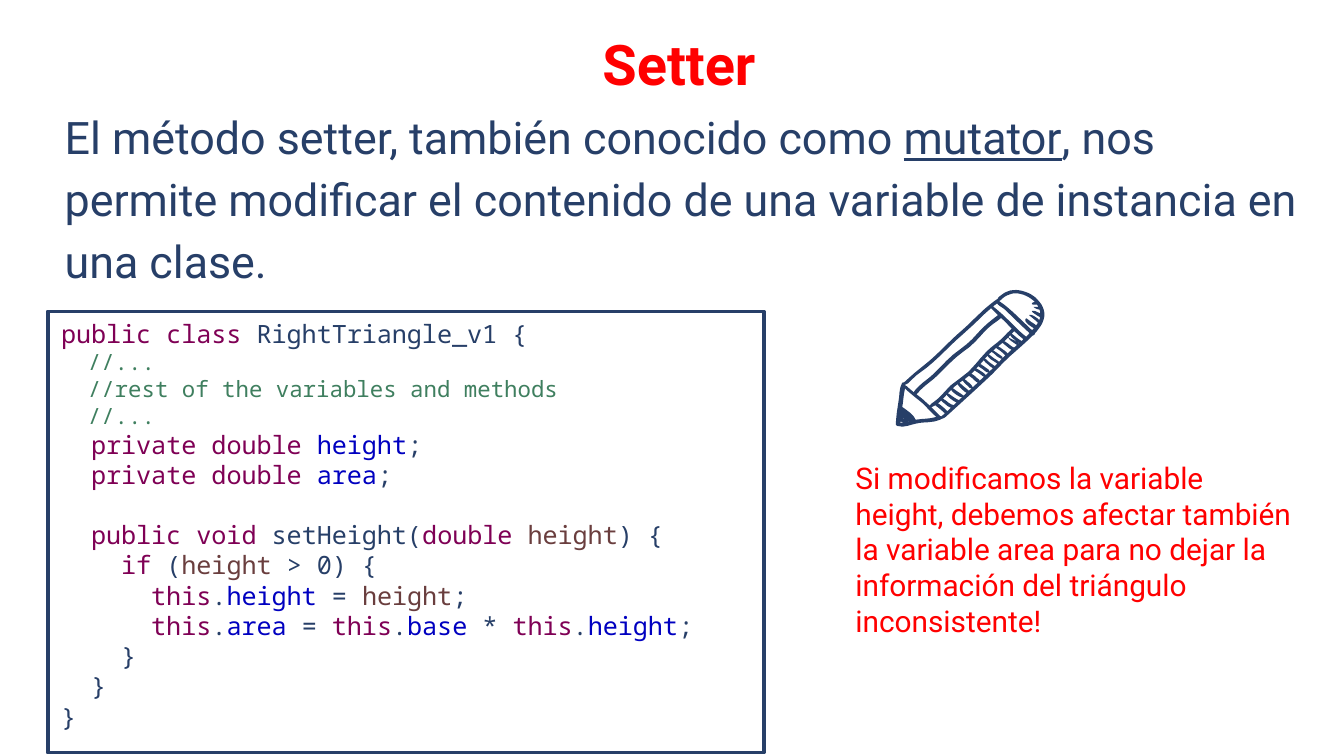
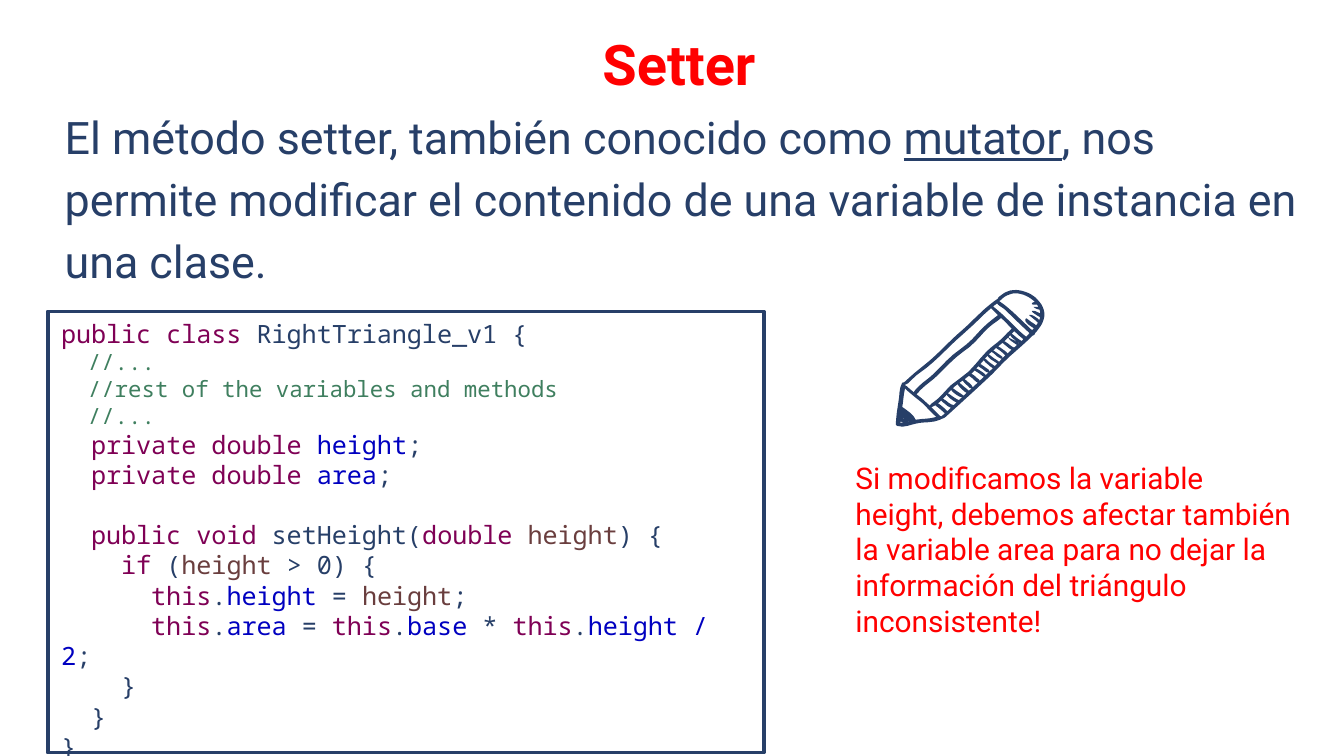
Before and after one commit to OMardil/INFO2, a slide deck: slide 9 of MOD04_Modificadores_de_acceso/01 Presentacion/INFO2_MOD04-Modificadores_de_acceso.pptx. Drawn at 1344x756 pixels with LibreOffice and Linux fonts; fonts in the diff are those of the drawing. Boxes give left, top, right and bottom in pixels: in the first picture for what was removed or moved away, otherwise in the second. Text is boxed around its words. In the diff, an @@ line names an element or a change of style, - is before the commit and + after.

```diff
--- a/MOD04_Modificadores_de_acceso/01 Presentacion/INFO2_MOD04-Modificadores_de_acceso.pptx
+++ b/MOD04_Modificadores_de_acceso/01 Presentacion/INFO2_MOD04-Modificadores_de_acceso.pptx
@@ text in rectangle at (x1=61, y1=616, x2=679, y2=669): text changed @@
-this.area = this.base * this.height;
+this.area = this.base * this.height / 2;
```
Also in this commit, not shown: 2 other slides changed.
